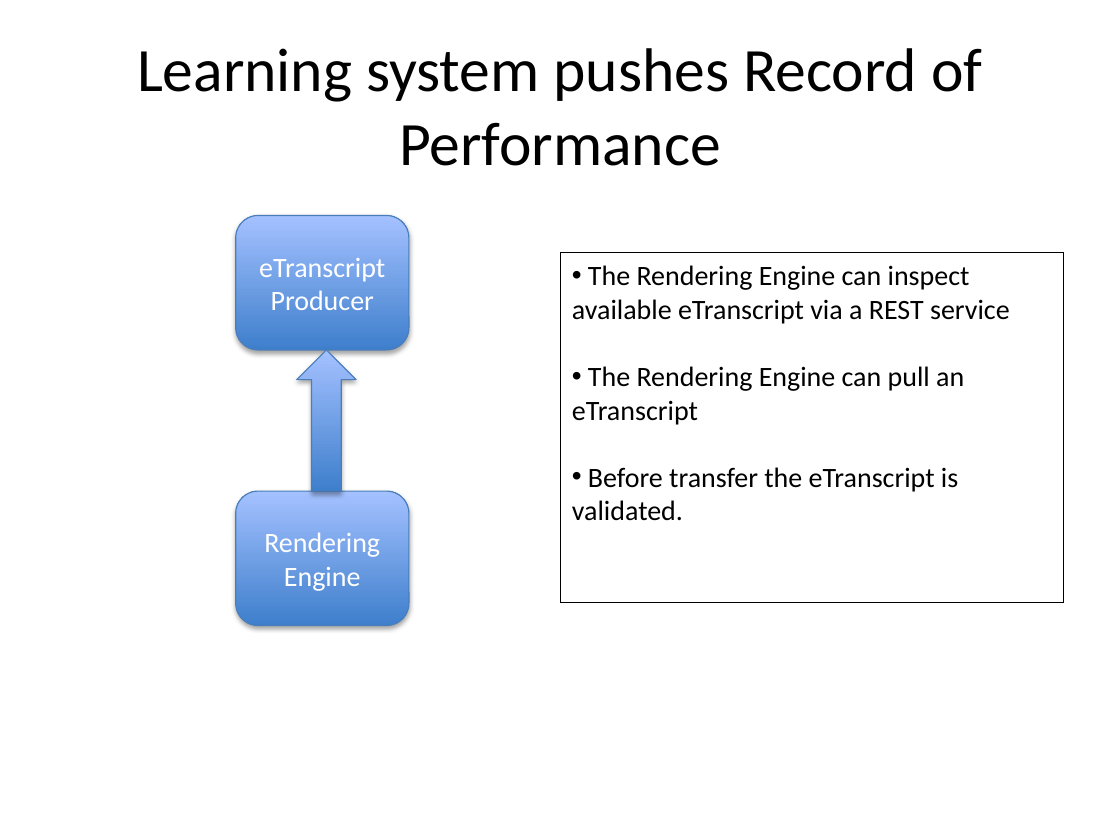
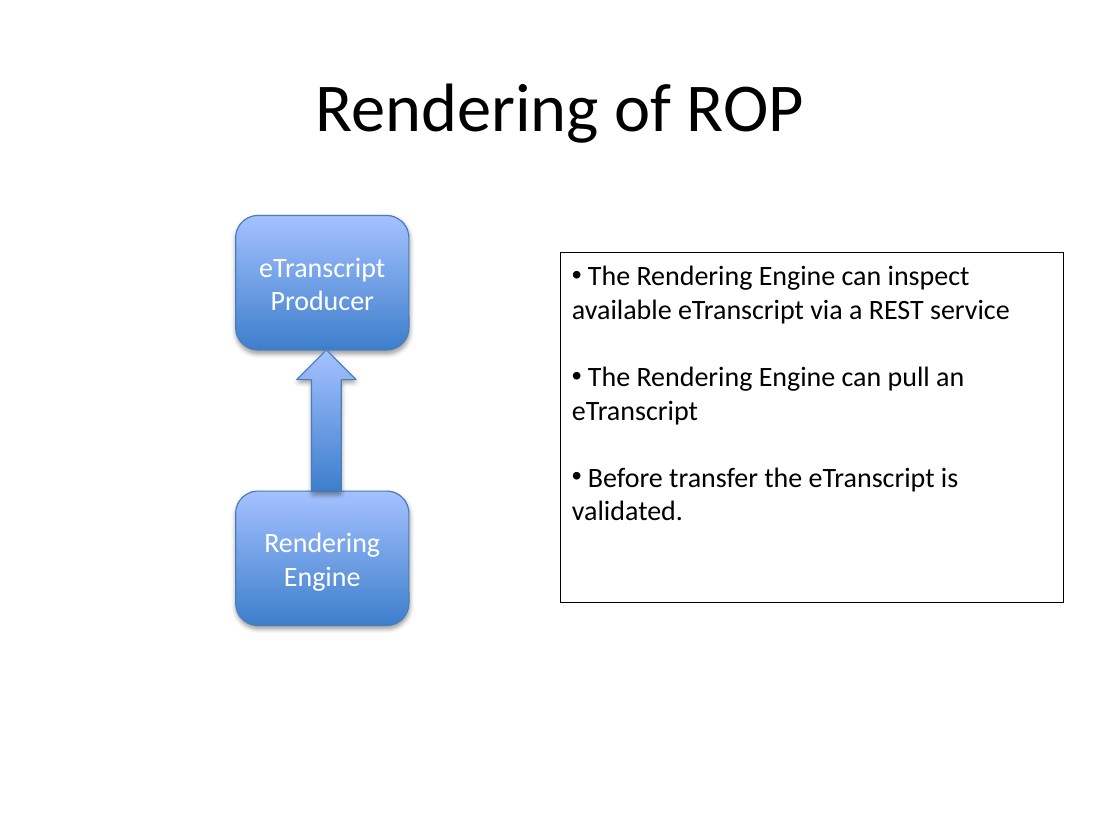
Before and after one commit to jtibbetts/cbe_competency_engine, a slide deck: slide 6 of doc/et_prototype.pptx. Drawn at 1120x840 pixels with LibreOffice and Linux fonts; fonts in the diff are those of the drawing. Boxes give left, top, right and bottom in pixels: in the first picture for what was removed or moved away, otherwise in the second. Text is boxed around its words. In the diff, an @@ line names an element or a change of style, - is before the commit and + after.

```diff
--- a/doc/et_prototype.pptx
+++ b/doc/et_prototype.pptx
@@ title at [315,83,804,143]: text changed; size 39.6 to 44 pt @@
-Learning system pushes Record of Performance
+Rendering of ROP
```
Also in this commit, not shown: 3 other slides changed.
